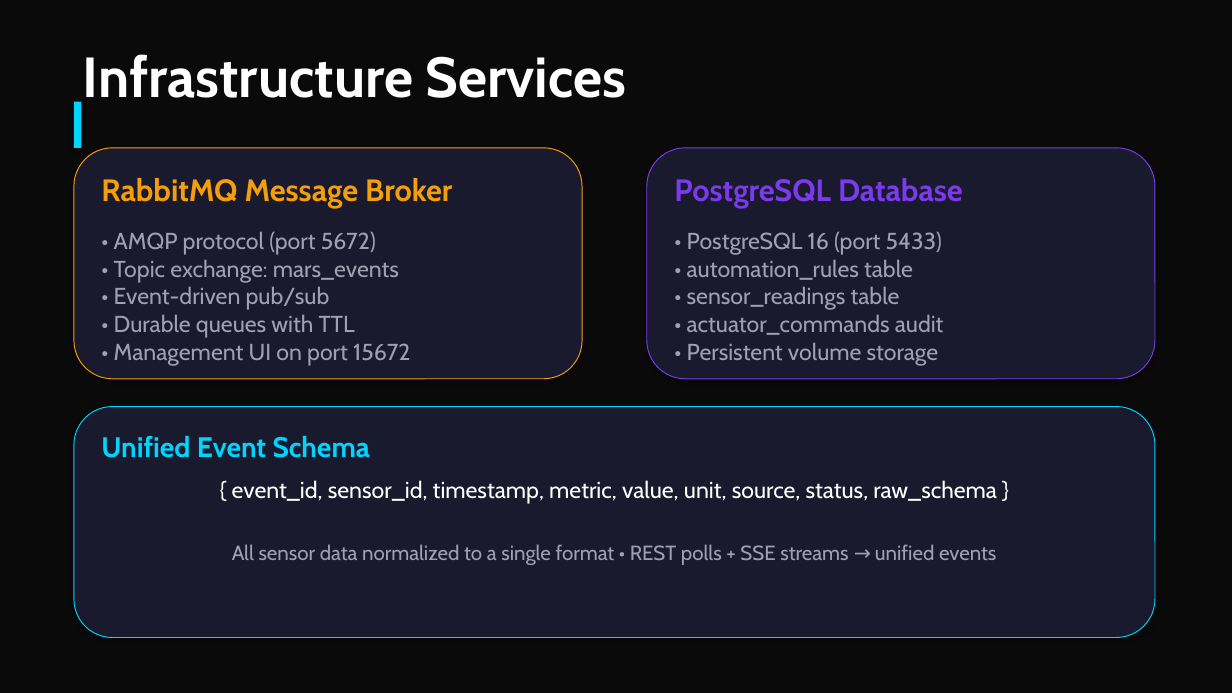
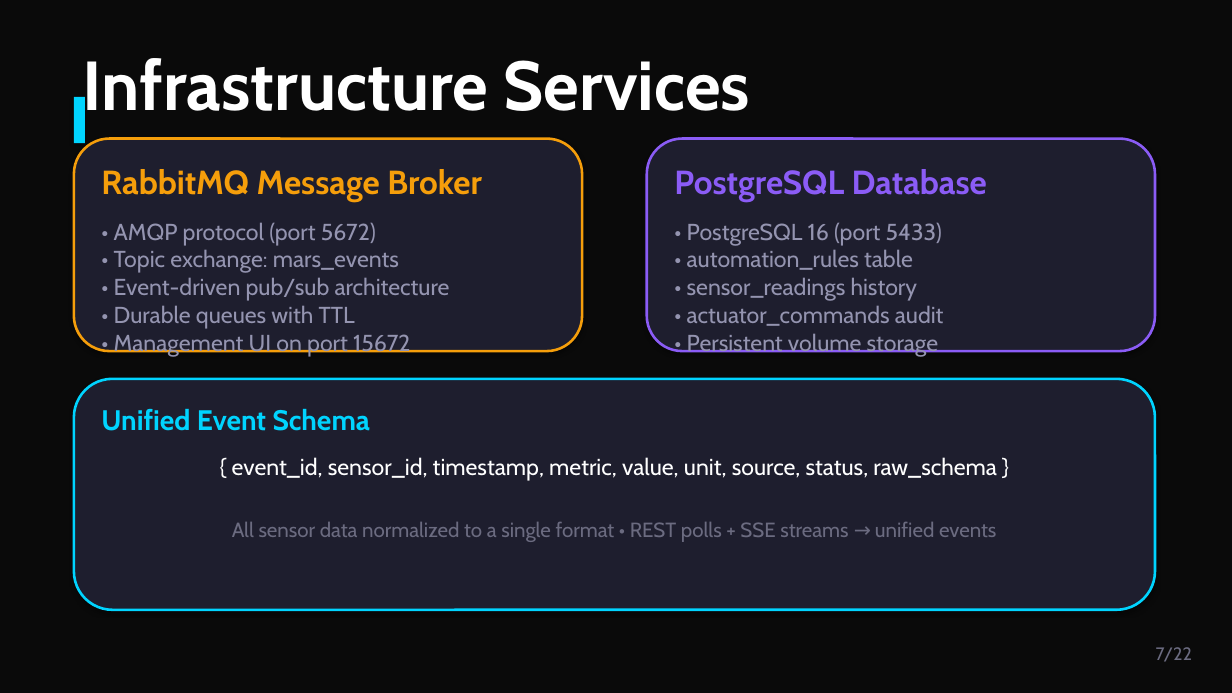
Before and after one commit to paolopagliarini/2063987_WestCompany, a slide deck: slide 7 of booklets/slides/Mars_Habitat_Presentation.pptx. Drawn at 1232x693 pixels with LibreOffice and Linux fonts; fonts in the diff are those of the drawing. Boxes give left, top, right and bottom in pixels: in the first picture for what was removed or moved away, otherwise in the second. Text is boxed around its words. In the diff, an @@ line names an element or a change of style, - is before the commit and + after.

```diff
--- a/booklets/slides/Mars_Habitat_Presentation.pptx
+++ b/booklets/slides/Mars_Habitat_Presentation.pptx
@@ text "Infrastructure Services" at (x1=83, y1=58, x2=750, y2=126): size 44 to 54 pt @@
@@ rectangle resized from (x1=74, y1=102, x2=81, y2=148) to (x1=74, y1=97, x2=85, y2=143) @@
@@ rounded rectangle resized from (x1=74, y1=148, x2=582, y2=379) to (x1=74, y1=139, x2=582, y2=351) @@
@@ rounded rectangle at (x1=74, y1=139, x2=582, y2=351): fill #1A1A2E to #1E1E2E; outline #F59E0B 0.75 pt to #F59E0B 2 pt @@
@@ rounded rectangle resized from (x1=647, y1=148, x2=1155, y2=379) to (x1=647, y1=139, x2=1155, y2=351) @@
@@ rounded rectangle at (x1=647, y1=139, x2=1155, y2=351): fill #1A1A2E to #1E1E2E; outline #7C3AED 0.75 pt to #8B5CF6 2 pt @@
@@ text "RabbitMQ Message Broker" moved from (x1=101, y1=178, x2=452, y2=208) to (x1=101, y1=169, x2=482, y2=203) @@
@@ text "RabbitMQ Message Broker" at (x1=101, y1=169, x2=482, y2=203): size 24 to 26 pt @@
@@ text "PostgreSQL Database" moved from (x1=674, y1=178, x2=963, y2=208) to (x1=674, y1=169, x2=987, y2=203) @@
@@ text "PostgreSQL Database" at (x1=674, y1=169, x2=987, y2=203): size 24 to 26 pt, text colour #7C3AED to #8B5CF6 @@
@@ text at (x1=114, y1=222, x2=450, y2=357): text changed; text colour #A0A0B0 to #9494B0 @@
-• AMQP protocol (port 5672)
-• Topic exchange: mars_events
-• Event-driven pub/sub
-• Durable queues with TTL
-• Management UI on port 15672
+• AMQP protocol (port 5672)
+• Topic exchange: mars_events
+• Event-driven pub/sub architecture
+• Durable queues with TTL
+• Management UI on port 15672
@@ text at (x1=687, y1=222, x2=944, y2=357): text changed; text colour #A0A0B0 to #9494B0 @@
-• PostgreSQL 16 (port 5433)
-• automation_rules table
-• sensor_readings table
-• actuator_commands audit
-• Persistent volume storage
+• PostgreSQL 16 (port 5433)
+• automation_rules table
+• sensor_readings history
+• actuator_commands audit
+• Persistent volume storage
@@ rounded rectangle moved from (x1=74, y1=407, x2=1155, y2=638) to (x1=74, y1=379, x2=1155, y2=610) @@
@@ rounded rectangle at (x1=74, y1=379, x2=1155, y2=610): fill #1A1A2E to #1E1E2E; outline #00D4FF 0.75 pt to #00D4FF 2 pt @@
@@ text "Unified Event Schema" moved from (x1=101, y1=436, x2=370, y2=458) to (x1=101, y1=409, x2=370, y2=431) @@
@@ text "{ event_id, sensor_id, timestamp, metric, ..." moved from (x1=232, y1=480, x2=997, y2=504) to (x1=232, y1=457, x2=997, y2=481) @@
@@ text "All sensor data normalized to ..." moved from (x1=232, y1=544, x2=996, y2=565) to (x1=232, y1=522, x2=996, y2=542) @@
@@ text "All sensor data normalized to ..." at (x1=232, y1=522, x2=996, y2=542): text colour #A0A0B0 to #6B6B80 @@
@@ text added at (x1=1156, y1=647, x2=1192, y2=662), 14 pt, text #6B6B80 @@
+7/22
```
Also in this commit, not shown: 10 other slides changed, 11 slides added, 9 slides removed, 1 other file.
